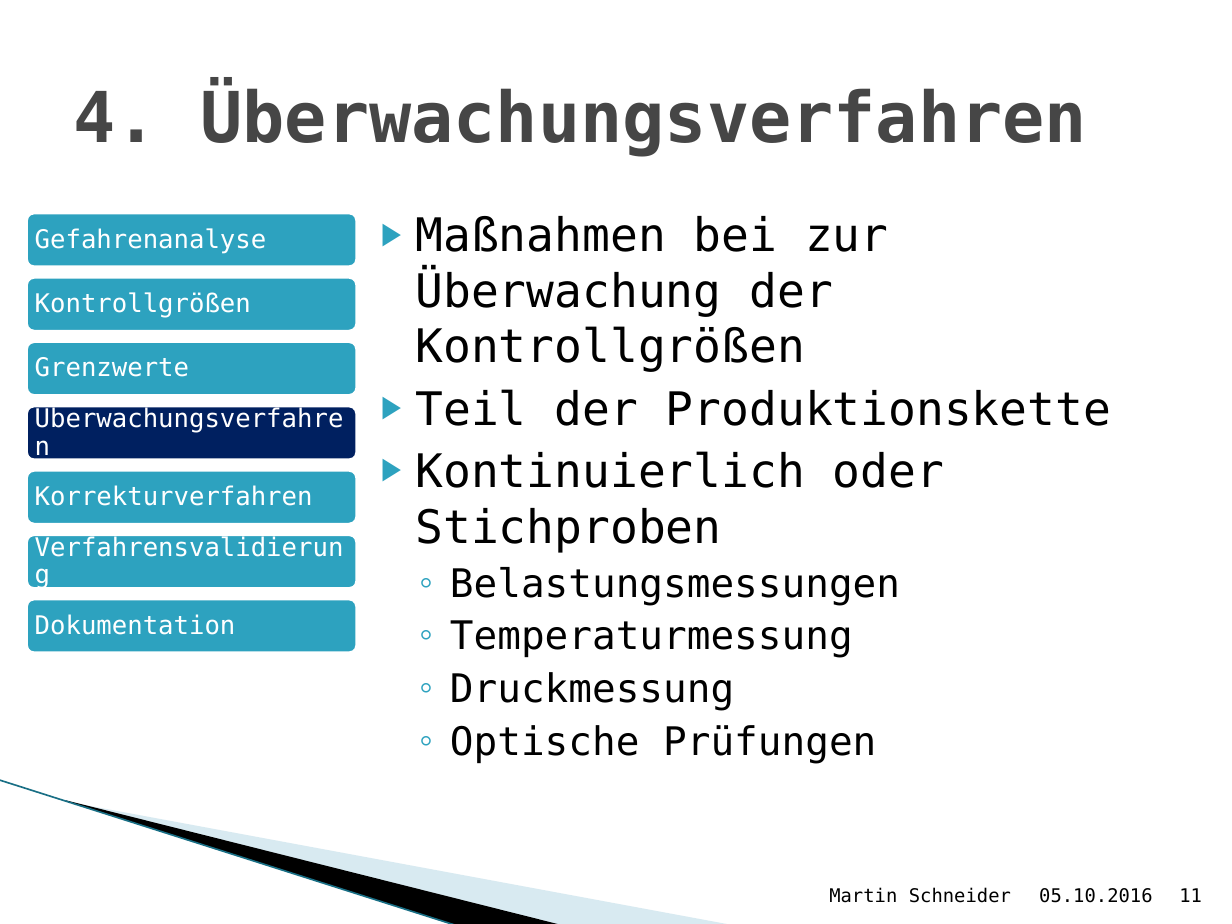
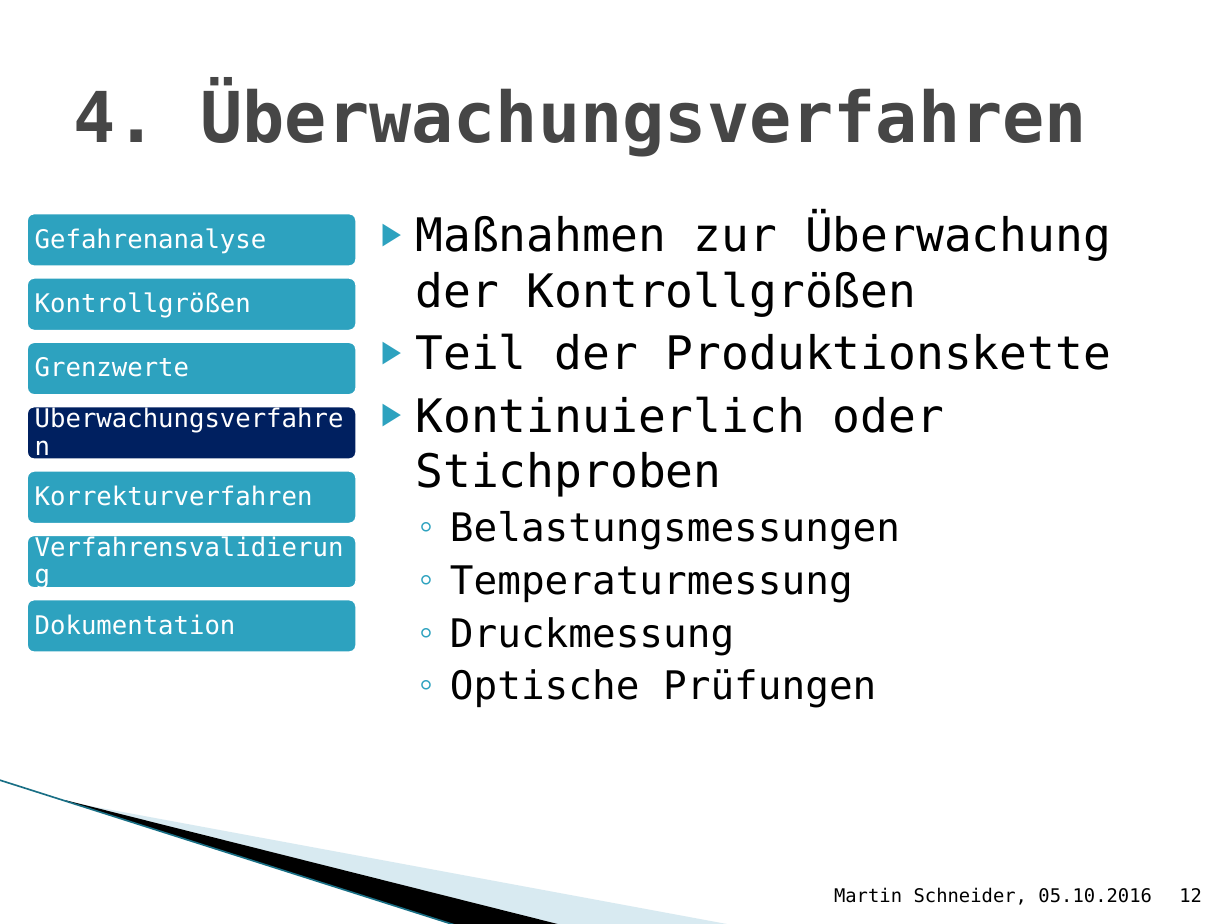
Before and after one commit to Bondzio/Stuff, a slide deck: slide 12 of Recht Vortrag.pptx (slide 11 before the commit). Drawn at 1232x924 pixels with LibreOffice and Linux fonts; fonts in the diff are those of the drawing; background and template pictures are left out. Boxes give left, top, right and bottom in pixels: in the first picture for what was removed or moved away, otherwise in the second. Text is boxed around its words. In the diff, an @@ line names an element or a change of style, - is before the commit and + after.

```diff
--- a/Recht Vortrag.pptx
+++ b/Recht Vortrag.pptx
@@ text at box(415, 216, 1111, 317): text changed @@
-▶ Maßnahmen bei zur Überwachung der Kontrollgrößen
+▶ Maßnahmen zur Überwachung der Kontrollgrößen
@@ text at box(834, 887, 1152, 905): text changed @@
-Martin Schneider
+Martin Schneider, 05.10.2016
@@ page number at box(1179, 888, 1202, 902): text changed @@
-11
+12
```
Also in this commit, not shown: 14 other slides changed, 3 slides added, 4 other files.
